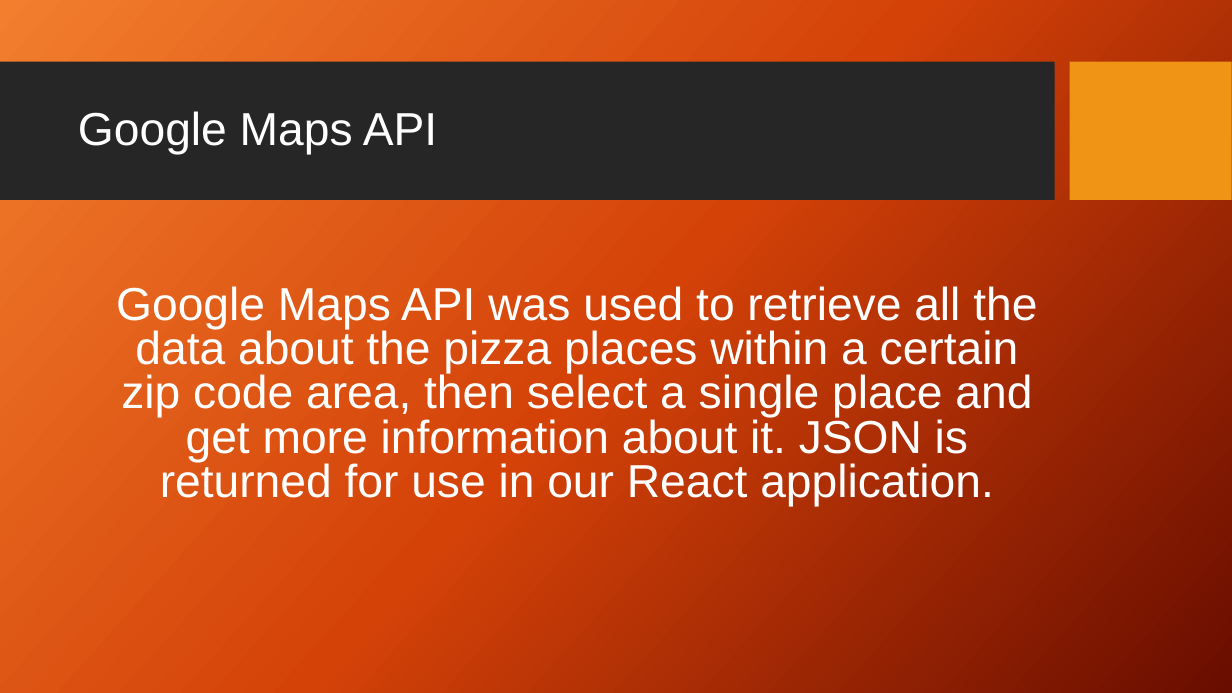
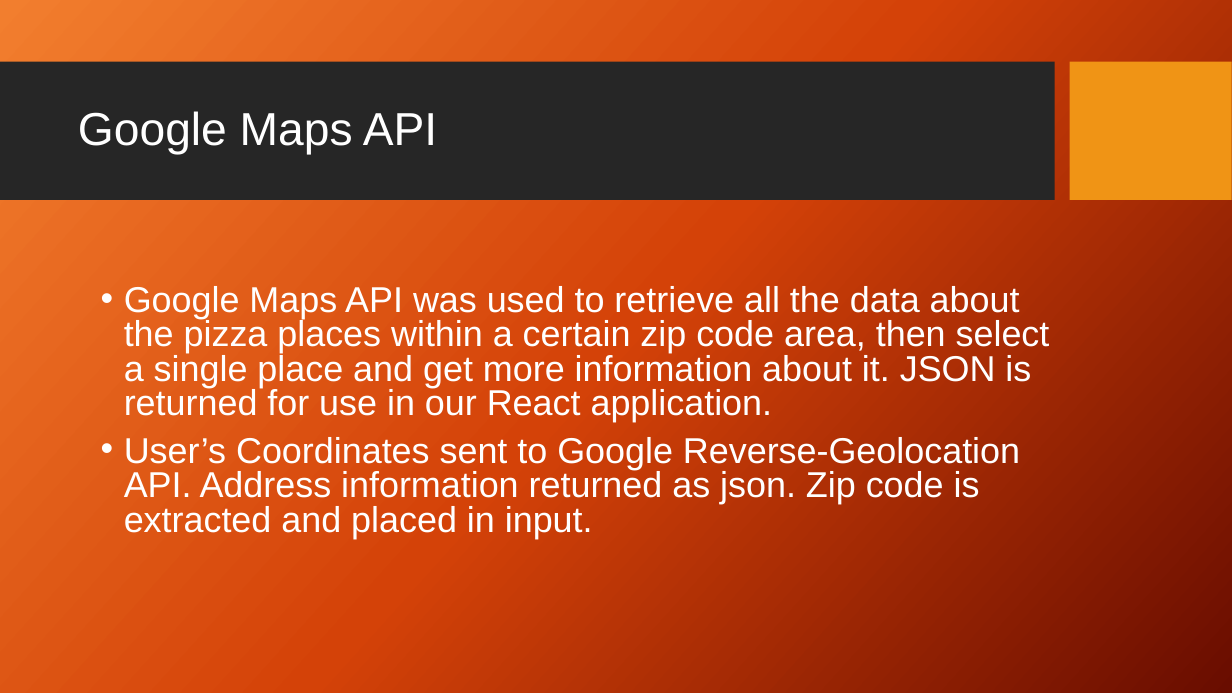
Before and after one commit to Brock-Gibson/Pizza-Now, a slide deck: slide 8 of Presentation/PizzaNow.pptx. Drawn at 1232x693 pixels with LibreOffice and Linux fonts; fonts in the diff are those of the drawing; background and template pictures are left out. Boxes give left, top, right and bottom in pixels: in the first picture for what was removed or moved away, otherwise in the second. Text is boxed around its words. In the diff, an @@ line names an element or a change of style, - is before the commit and + after.

```diff
--- a/Presentation/PizzaNow.pptx
+++ b/Presentation/PizzaNow.pptx
@@ text at (124,286,1050,422): size 36 to 28 pt in "Google Maps API was used to retrieve ..."; alignment centre to left; bullet none to • @@
@@ text at (124,437,1020,539): paragraph added @@
+• User’s Coordinates sent to Google Reverse-Geolocation API. Address information returned as json. Zip code is extracted and placed in input.
```
Also in this commit, not shown: 3 other slides changed, 1 slide removed, 3 other files.
